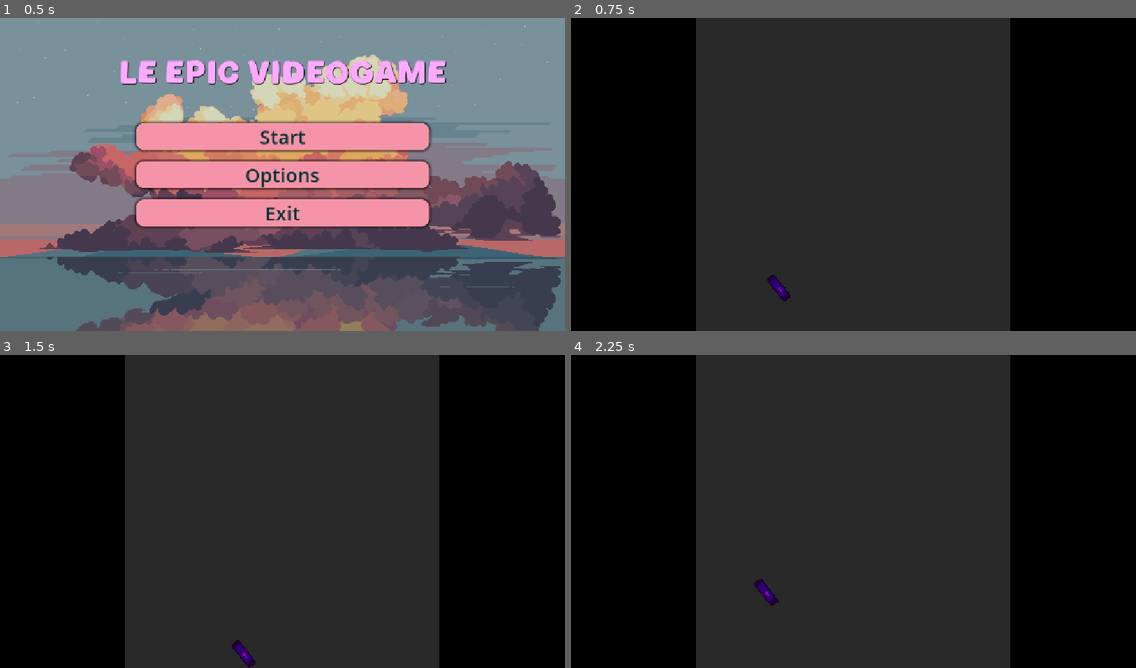
Above: before the commit, frames 1-4 (two rows, left to right).
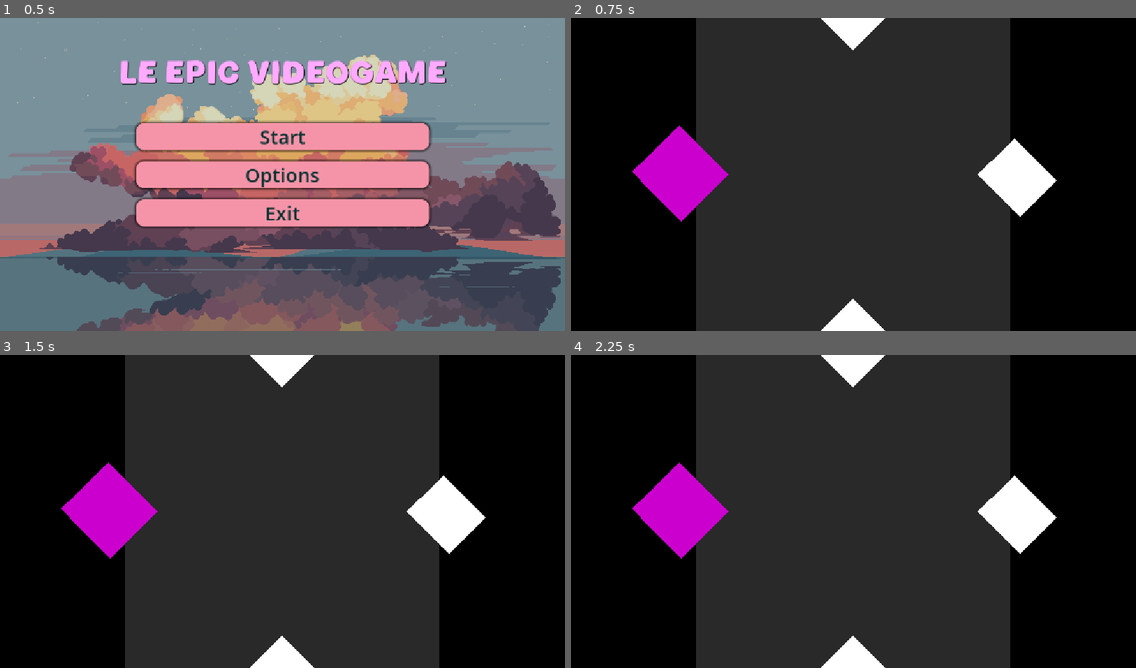
Above: after the commit, the same moments.

Repository: OskarSJ1337/GodotGame
Game: Godot game, scene res://scenes/menus/main_menu.tscn
The game is run twice, just before and just after one commit, with the same random seed, the same clock (stepped at 60 frames per second) and the same inputs. The engine's default icon, where the game draws it, is replaced by a stand-in: a white triangle on a blue panel in a dark square.
Inputs:
- Up to frame 1 (0.5 s): no input
- Up to frame 2 (0.75 s): click "Start" at 0.5 s
- Up to frame 3 (1.5 s): tap Enter at 1.25 s; hold W (up) from 1.28 s (still down)
- Up to frame 4 (2.25 s): tap Space at 2 s; release W (up) at 2.03 s; hold S (down) from 2.03 s (still down)

Frame 1 is identical in both runs. In frame 2, 5.7% of the frame differs, in the area x 10-86%, y 0-100%; in frame 3, 5.7%; in frame 4, 5.7%.

Commit message:
Test stage fixed

Diff:
--- a/scenes/battle/game.tscn
+++ b/scenes/battle/game.tscn
@@ -1,6 +1,4 @@
 [gd_scene format=3 uid="uid://cuc4bpm1rhvax"]
-
-[ext_resource type="PackedScene" uid="uid://ctrtle1hw0e24" path="res://scenes/battle/paddle.tscn" id="1_sm3ht"]
 
 [sub_resource type="SegmentShape2D" id="SegmentShape2D_p8roq"]
 a = Vector2(-64, -56)
@@ -55,6 +53,36 @@
 offset_bottom = 640.0
 color = Color(0.16206557, 0.1620656, 0.16206557, 1)
 
+[node name="ColorRect" type="ColorRect" parent="Borders" unique_id=1477381399]
+offset_left = 221.09837
+offset_top = 218.95009
+offset_right = 282.43005
+offset_bottom = 261.17822
+rotation = 0.79017234
+scale = Vector2(2.32207, 3.220656)
+color = Color(0.7963031, 0.0005463803, 0.80626625, 1)
+
+[node name="ColorRect2" type="ColorRect" parent="Borders" unique_id=1772107559]
+offset_left = 576.00006
+offset_top = 574.0
+offset_right = 672.00006
+offset_bottom = 684.1289
+rotation = 0.7867492
+
+[node name="ColorRect3" type="ColorRect" parent="Borders" unique_id=972515662]
+offset_left = 904.99994
+offset_top = 245.99997
+offset_right = 1027.0
+offset_bottom = 350.99997
+rotation = 0.7900755
+
+[node name="ColorRect4" type="ColorRect" parent="Borders" unique_id=100553270]
+offset_left = 579.0
+offset_top = -152.00002
+offset_right = 731.11896
+offset_bottom = 4.295456
+rotation = 0.7865617
+
 [node name="Top" type="CollisionShape2D" parent="Borders" unique_id=745320179]
 position = Vector2(384, 376)
 shape = SubResource("SegmentShape2D_p8roq")
@@ -98,7 +126,3 @@
 [node name="CollisionShape2D10" type="CollisionShape2D" parent="Borders" unique_id=365411639]
 position = Vector2(574.75, 654.5)
 shape = SubResource("RectangleShape2D_ykgmc")
-
-[node name="Paddle" parent="." unique_id=1281428957 instance=ExtResource("1_sm3ht")]
-position = Vector2(424, 552)
-rotation = 2.4731317
